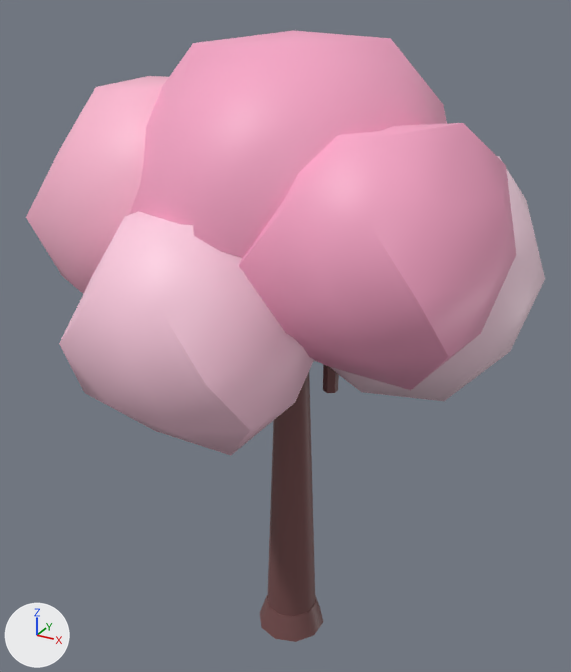
One commit to the glTF model godot-3d/props/sakura_2.glb: the scene before it, then after it.
Before and after are seen from a 50 mm lens placed at (3.04, -5.65, 6.0), pointed at (-0.17, 0.18, 3.08). Arrows for +X, +Y and +Z are at lower left; the lights stay in place. The picture after the commit comes second. Vertices at exactly the same position are counted once.

The scene before the commit, as lines of its bpy script (objects in view):
```python
me_cone_026 = bpy.data.meshes.new('Cone.026')
me_cone_026.from_pydata(...)  # 328 vertices, 612 faces; spans x -2.18..1.9, y -1.97..2.12, z -0.02..5.71
me_cone_026.materials.append(mat_defaultmaterial)
ob_sakura = bpy.data.objects.new('sakura', me_cone_026)
ob_sakura.location = (0.0, 0.0, 0.0)
```
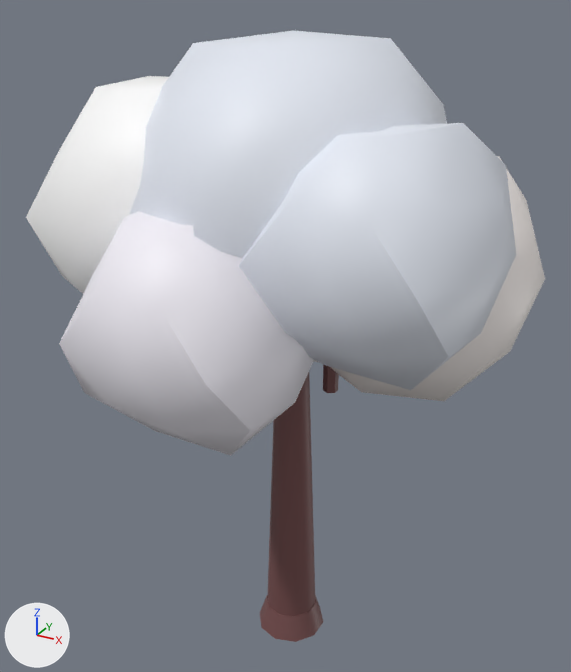
Location of each change, [x1, y1, x2, y2] in pixels of the pictures (571 x 672 px):
part 1 of me_cone_026, recoloured (pink to white)
    both: [26, 30, 516, 390]
part 2 of me_cone_026, recoloured (pale pink to white)
    both: [59, 156, 545, 456]

The change in detail:
me_cone_026 has 328 vertices, 612 faces and spans x -2.18..1.9, y -1.97..2.12, z -0.02..5.71.
me_cone_026 is used by ob_sakura; location (0.0, 0.0, 0.0).
me_cone_026 part 1: 240 faces centred in x -2.16..1.88, y -1.4..1.31, z 3.08..5.66 are repainted in the vertex colours; the middle colour goes from pink #faa7c8 to white #e6ebf5.
me_cone_026 part 2: 240 faces centred in x -1.53..1.86, y -1.94..2.04, z 2.65..4.73 are repainted in the vertex colours; the middle colour goes from pale pink #ffdceb to white #fff8f5.
